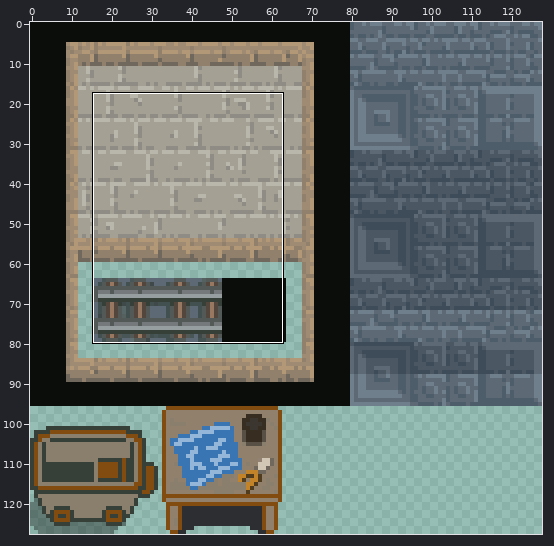
Two states of a sprite sheet, SDVFactory/Assets/factorytiles.png. The picture above shows the old version from afar; the outline marks the close-up.
Close-up. Before:
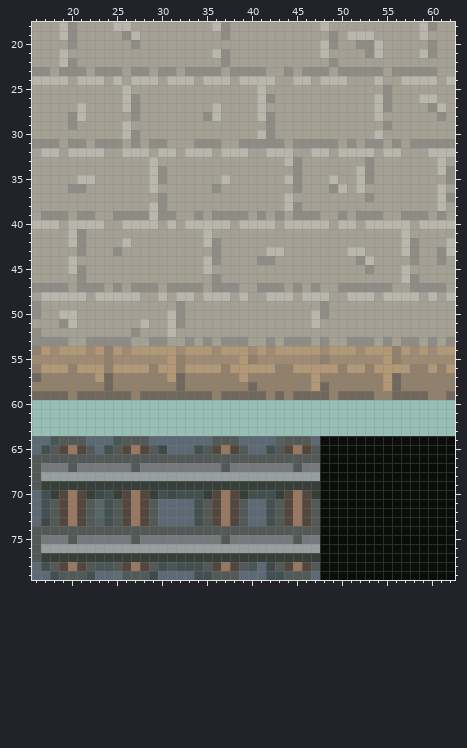
The file is 128x128 pixels. Colours within 5 levels of each other are drawn and written as one. Shown: x 16..62, y 18..79. The commit also changed other parts of the picture, which this record leaves out.
And afterwards:
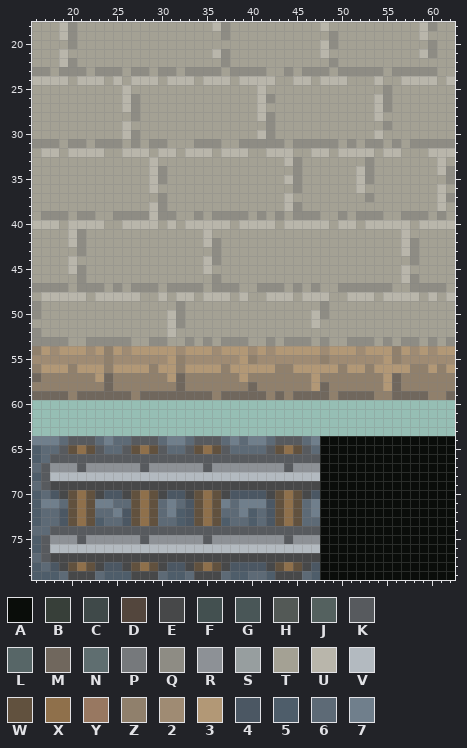
Palette (. is transparent): A #0a0d0a  B #373f39  C #3f4949  D #53463d  E #474849  F #435050  G #495657  H #535956  J #54615f  K #575a5e  L #576667  M #70675d  N #5f6e70  P #76797c  Q #8e8c84  R #8d9196  S #979e9f  T #a4a194  U #b9b6ab  V #b3bac0  W #61513e  X #8f704b  Y #987861  Z #90806c  2 #9f8b73  3 #b29876  4 #4b5763  5 #4e5d6a  6 #5d6a76  7 #707f8c
Change:
Changed rows in their new state; - is an unchanged pixel.
first column x 25:
18 TT----------------------------
19 -TT-----------------------TTT-
20 --T------------------------TTT
21 ----------------------------TT
first column x 20:
26 ---------------------------------------TT-
27 -T--------------T-----------------------TT
28 TT-------------TT------------------------T
29 T-----------------------------------------
first column x 20:
35 -TT--------------T-----------T-
36 TT--------------T------------TT
first column x 25:
42 -T-----------------------------------T
43 T----------------TT-------TT--------TT
44 ----------------TT---------TT-------T-
45 ----------------------------T---------
first column x 19:
50 TT--------
51 TT-------T
52 --------T-
first column x 16:
64 7776KKK-766KKK-77-KKK67-77-KKK67
65 566KWXWK66KWXWK--KWXWK66--KWXWK6
66 56KKKKKKKKKKKKKKKKKKKKKKKKKKKKKK
67 6KRRRKRRRRRRKRRRRRRKRRRRRRRRKRRR
68 5KVVVVVVVVVVVVVVVVVVVVVVVVVVVVVV
69 6KEEEEEEEEEEEEEEEEEEEEEEEEEEEEEE
70 564EWXWE44EWXWE44EWXWE4444EWXWE4
71 5776WXW7766WXW-7-4WXW767774WXW67
72 5664WXW6674WXW-754WXW6675-4WXW67
73 5664WXW5664WXW--54WXW5665-4WXW66
74 66KKKKKKKKKKKKKKKKKKKKKKKKKKKKKK
75 5KRRRKRRRRRRKRRRRRRKRRRRRRRRKRRR
76 5KVVVVVVVVVVVVVVVVVVVVVVVVVVVVVV
77 6KEEEEEEEEEEEEEEEEEEEEEEEEEEEEEE
78 564EWXWE44EWXWE44EWXWE4444EWXWE4
79 5556EEE-555EEE-55-EEE655--5EEE65
